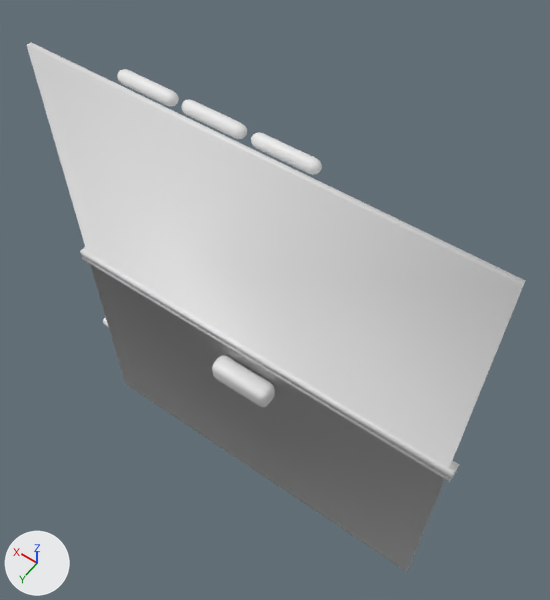
An edit to the Blender file Assets_src/blender/scene_3.blend, drawn before and after from the same camera.
The view is the same before and after, from a camera (50 mm lens) standing at (-2.09, 2.9, 4.9) and looking at (0.09, -0.16, 0.1). Every picture has the same lights, and +X, +Y and +Z are marked at lower left.

Names of what the first picture shows: 'button_continue', 'game_portal_bottom', 'game_portal_top', 'paddle_mesh_1', 'paddle_mesh_2', 'paddle_mesh_3'.
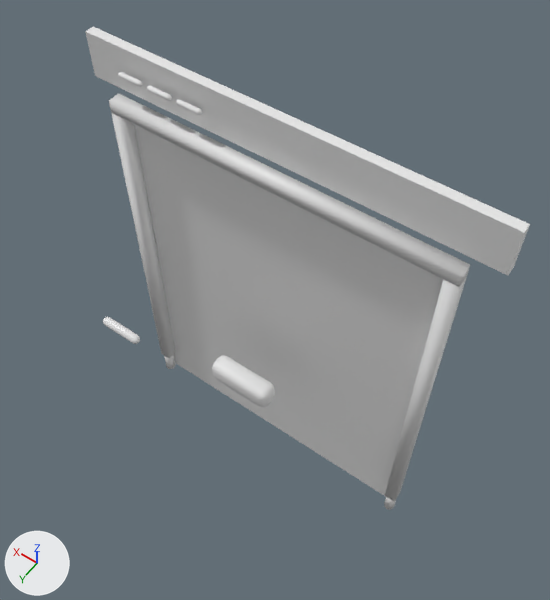
Location of each change, [x1, y1, x2, y2] in pixels of the pictures (550 x 600 px):
'game_portal_top', hidden
    before: [27, 42, 526, 479]
'game_portal_bottom', hidden
    before: [82, 257, 457, 572]
'hud', added
    after: [85, 27, 530, 275]
'paddle_mesh_1', mesh rescaled, moved (60% narrower, 58% shorter)
    before: [117, 69, 179, 106]
    after: [118, 72, 142, 87]
'background', unchanged, uncovered by the edit
    after: [134, 124, 444, 497]
'wall_top', unchanged, uncovered by the edit
    after: [109, 93, 470, 287]
'wall_left', unchanged, uncovered by the edit
    after: [111, 113, 175, 358]
'wall_right', unchanged, uncovered by the edit
    after: [385, 277, 467, 501]

The edits, one by one:
me_sphere_001 has 130 vertices, 144 faces and spans x -0.25..0.25, y -0.05..0.05, z -0.05..0.05.
me_sphere_001 is used by ob_paddle_mesh_1; location (1.0, 0.0, 1.834).
me_sphere_001 part 1: the whole mesh is scaled about its middle by 0.4.
Mesh me_cube_005 is new.
It is a box spanning x -1.57..1.57, y -0.04..0.04, z -0.17..0.17.
Object 'paddle_mesh_1' (ob_paddle_mesh_1) moves from (1.0, 0.0, 1.834) to (1.15, 0.0, 1.834).
Object 'game_portal_bottom' (ob_game_portal_bottom) is now hidden.
Object 'game_portal_top' (ob_game_portal_top) is now hidden.
Object 'hud' (ob_hud) is new; it shows me_cube_005.
Its location is (0.0, -0.091, 1.83).
